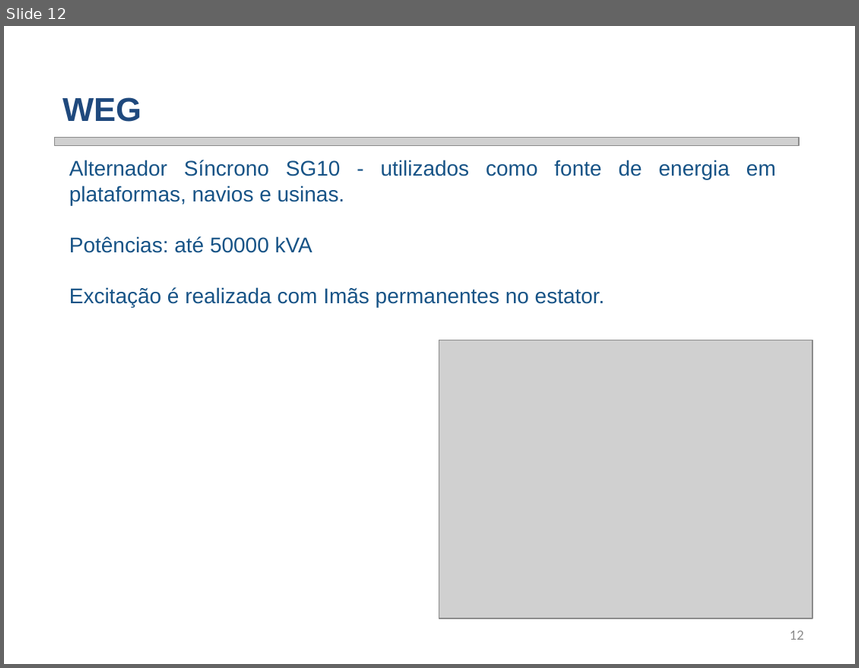
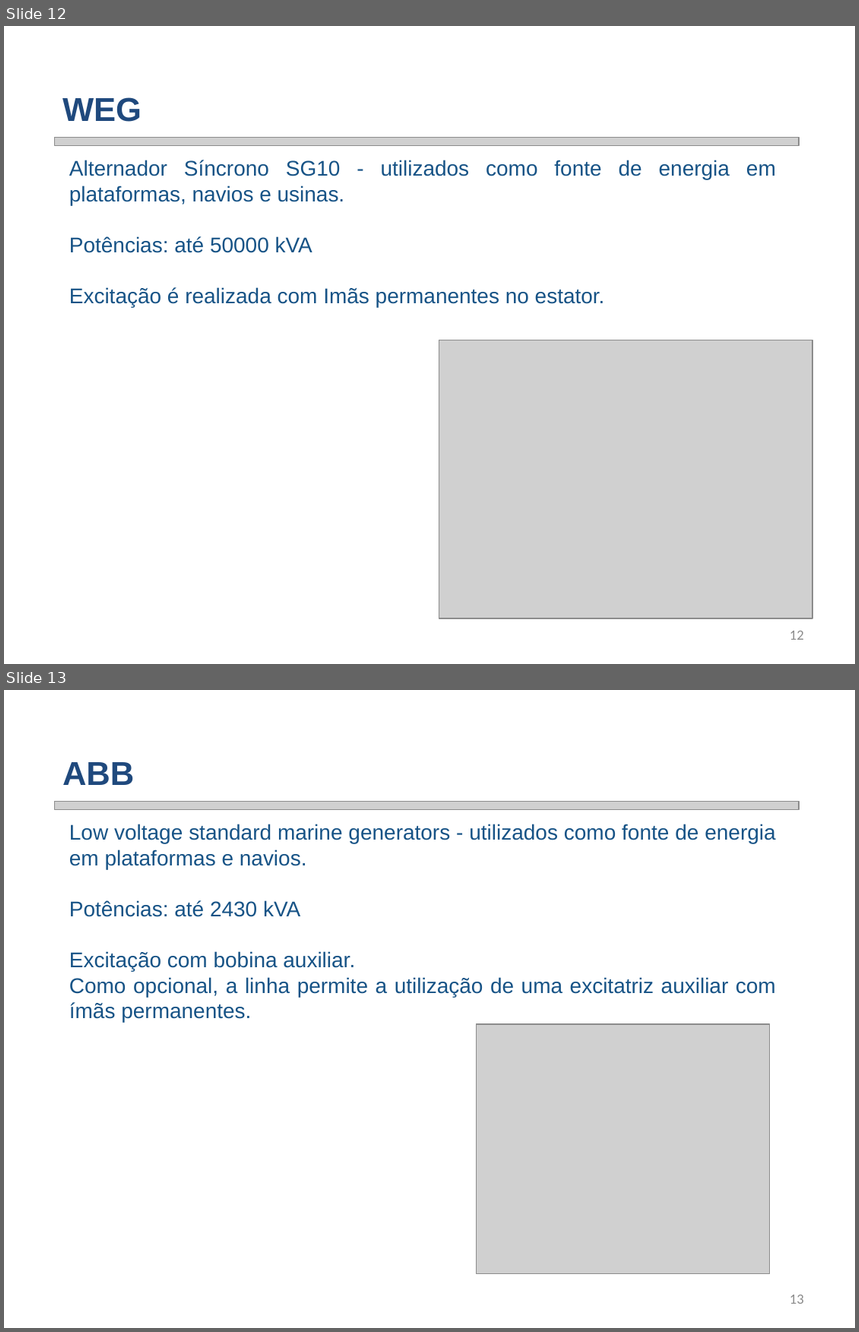
Before and after one commit to smarley2/SGR, a slide deck: Fábio/Moto geradores/SGR - Prof Fábio - Moto geradores.pptx. Shown one above the other, each under a label of ours: slide 12 before the commit, slides 12 and 13 after it. The pictures are 859x668 and 859x1332 pixels, drawn with LibreOffice and Linux fonts; fonts in the diff are those of the drawing; grey boxes stand for pictures; background and template pictures are left out. Boxes give left, top, right and bottom in pixels: in the first picture for what was removed or moved away, otherwise in the second. Text is boxed around its words. In the diff, an @@ line names an element or a change of style, - is before the commit and + after.

```diff
--- a/Fábio/Moto geradores/SGR - Prof Fábio - Moto geradores.pptx
+++ b/Fábio/Moto geradores/SGR - Prof Fábio - Moto geradores.pptx
@@ slide 13 added at [4, 690, 855, 1328], background picture (left out) @@
@@ text added at [63, 762, 134, 785], 28 pt, text #1F497D, bold @@
+ABB
@@ picture added at [54, 802, 799, 810] @@
@@ text added at [69, 824, 776, 1023], 18 pt, text #175386 @@
+  Low voltage standard marine generators - utilizados como fonte de energia em plataformas e navios.
+  Potências: até 2430 kVA
+  Excitação com bobina auxiliar.
+  Como opcional, a linha permite a utilização de uma excitatriz auxiliar com ímãs permanentes.
@@ picture added at [477, 1024, 770, 1274] @@
@@ page number added at [790, 1295, 804, 1304], 12 pt, text #8C8C8C @@
+13
```
Also in this commit, not shown: 2 slides changed, 3 other slides added, 1 other file.
